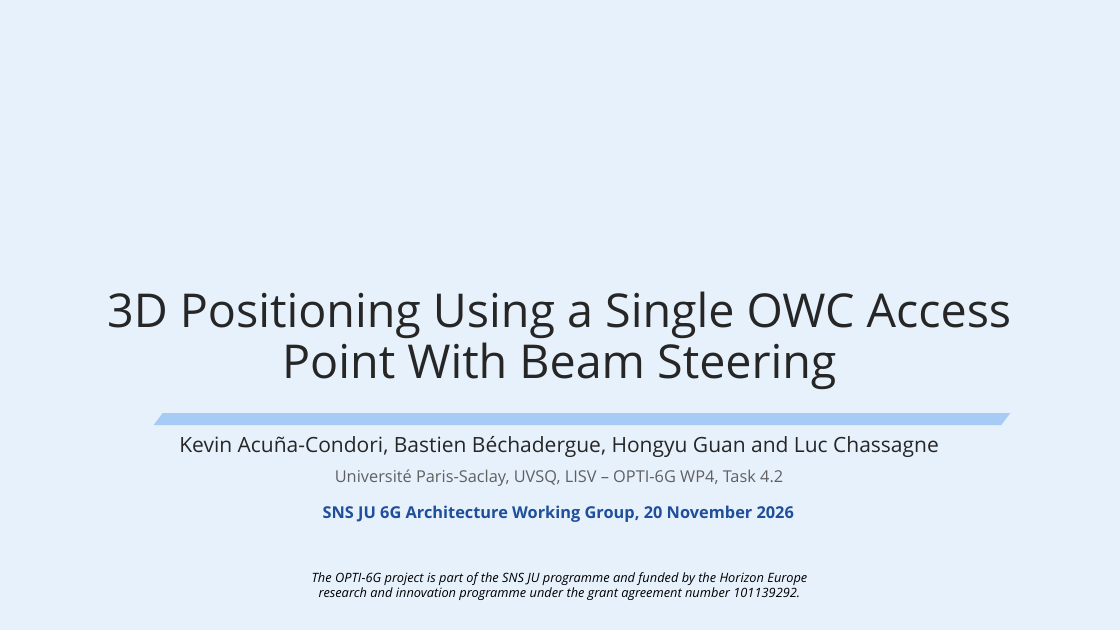
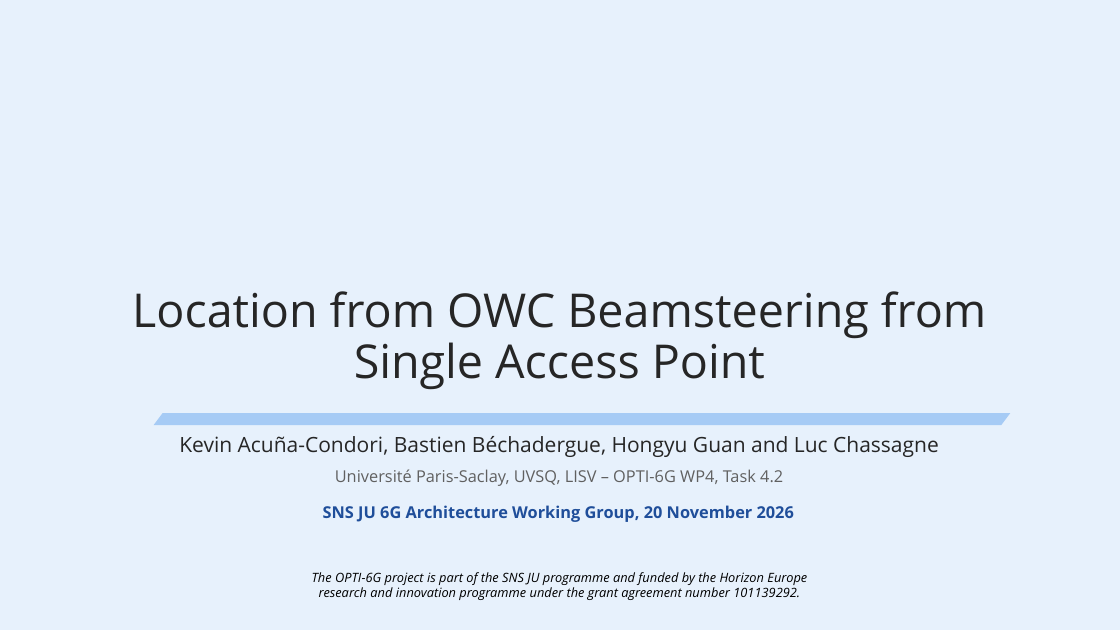
Before and after one commit to kevin-acuna/simulation_VLP, a slide deck: slide 1 of OPTI-6G/ArchWG_Presentation/OPTI-6G_ArchWG_Beamsteering_Positioning_UVSQ_2026-11-20.pptx. Drawn at 1120x630 pixels with LibreOffice and Linux fonts; fonts in the diff are those of the drawing; background and template pictures are left out. Boxes give left, top, right and bottom in pixels: in the first picture for what was removed or moved away, otherwise in the second. Text is boxed around its words. In the diff, an @@ line names an element or a change of style, - is before the commit and + after.

```diff
--- a/OPTI-6G/ArchWG_Presentation/OPTI-6G_ArchWG_Beamsteering_Positioning_UVSQ_2026-11-20.pptx
+++ b/OPTI-6G/ArchWG_Presentation/OPTI-6G_ArchWG_Beamsteering_Positioning_UVSQ_2026-11-20.pptx
@@ title at (x1=132, y1=291, x2=986, y2=390): text changed @@
-3D Positioning Using a Single OWC Access Point With Beam Steering
+Location from OWC Beamsteering from Single Access Point
```
Also in this commit, not shown: 10 other files.
